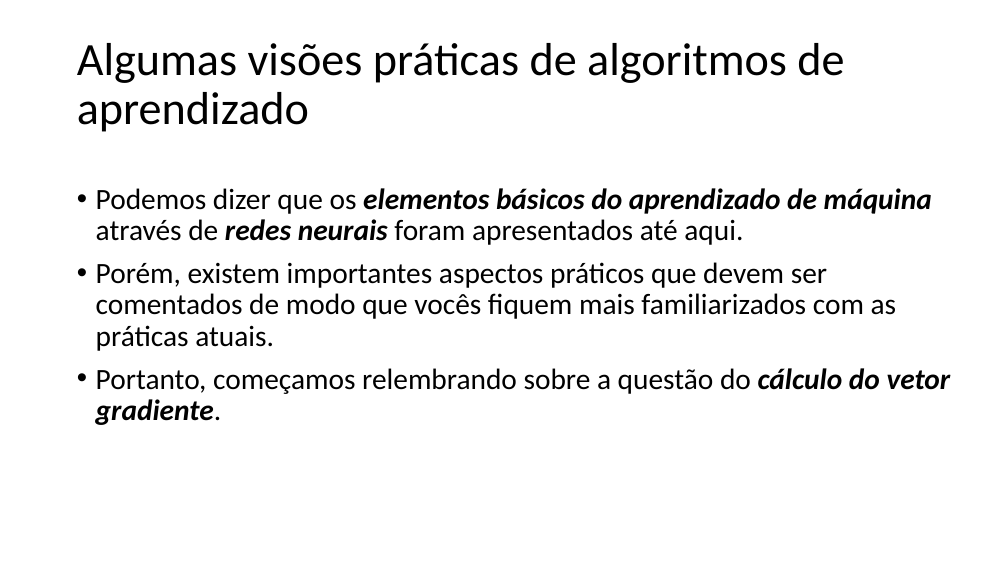
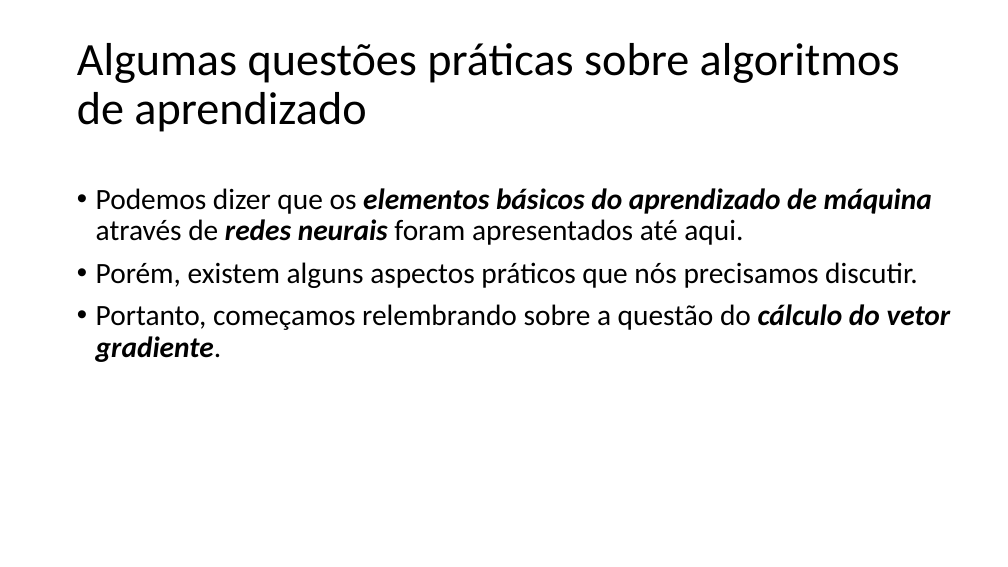
Before and after one commit to zz4fap/t320_aprendizado_de_maquina, a slide deck: slide 3 of slides/T320_Redes_Neurais_Artificiais (Parte IV).pptx. Drawn at 1008x567 pixels with LibreOffice and Linux fonts; fonts in the diff are those of the drawing. Boxes give left, top, right and bottom in pixels: in the first picture for what was removed or moved away, otherwise in the second. Text is boxed around its words. In the diff, an @@ line names an element or a change of style, - is before the commit and + after.

```diff
--- a/slides/T320_Redes_Neurais_Artificiais (Parte IV).pptx
+++ b/slides/T320_Redes_Neurais_Artificiais (Parte IV).pptx
@@ title at (77, 43, 900, 132): text changed @@
-Algumas visões práticas de algoritmos de aprendizado
+Algumas questões práticas sobre algoritmos de aprendizado
@@ text at (96, 262, 918, 288): text changed @@
-• Porém, existem importantes aspectos práticos que devem ser comentados de modo que vocês fiquem mais familiarizados com as práticas atuais.
+• Porém, existem alguns aspectos práticos que nós precisamos discutir.
```
Also in this commit, not shown: 1 other slide changed, 5 slides added, 6 slides removed, 1 other file.
